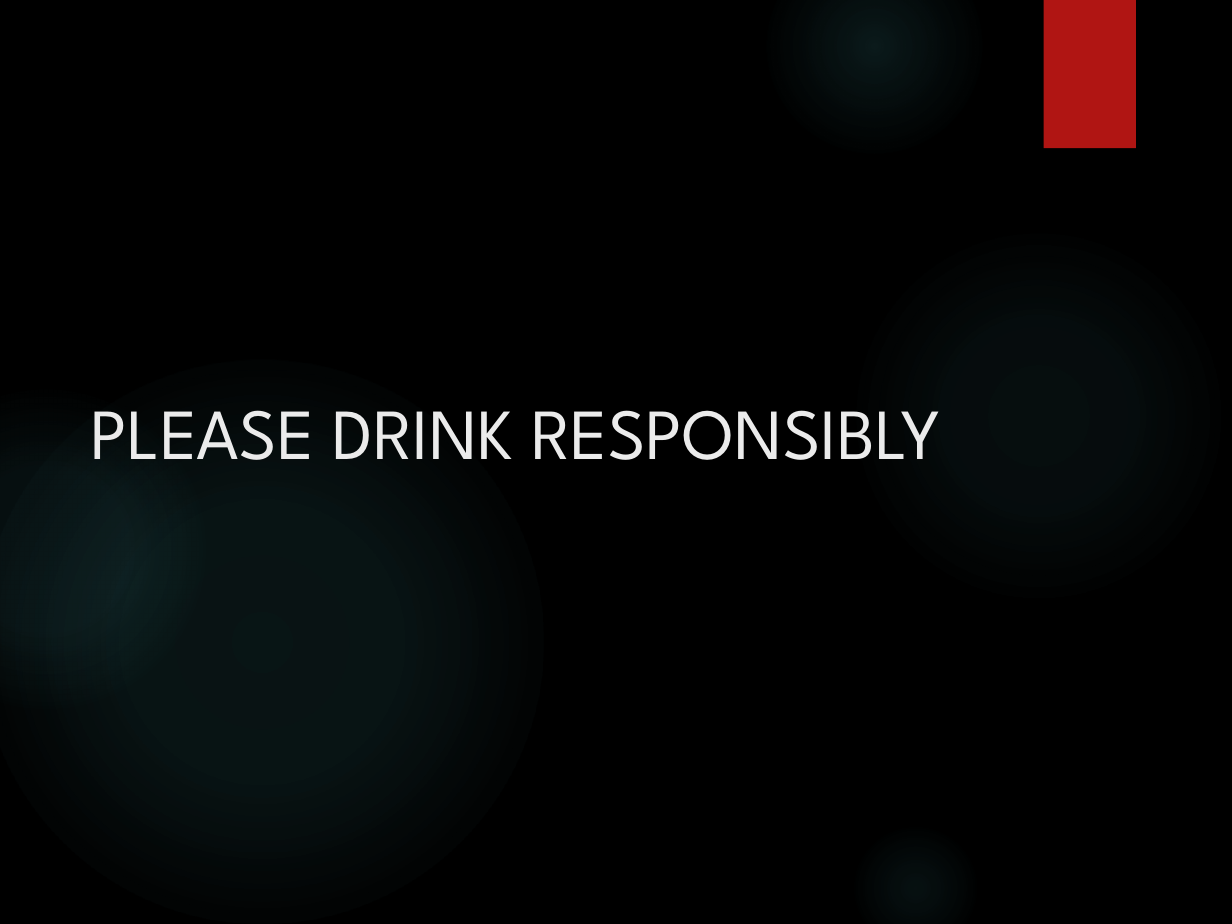
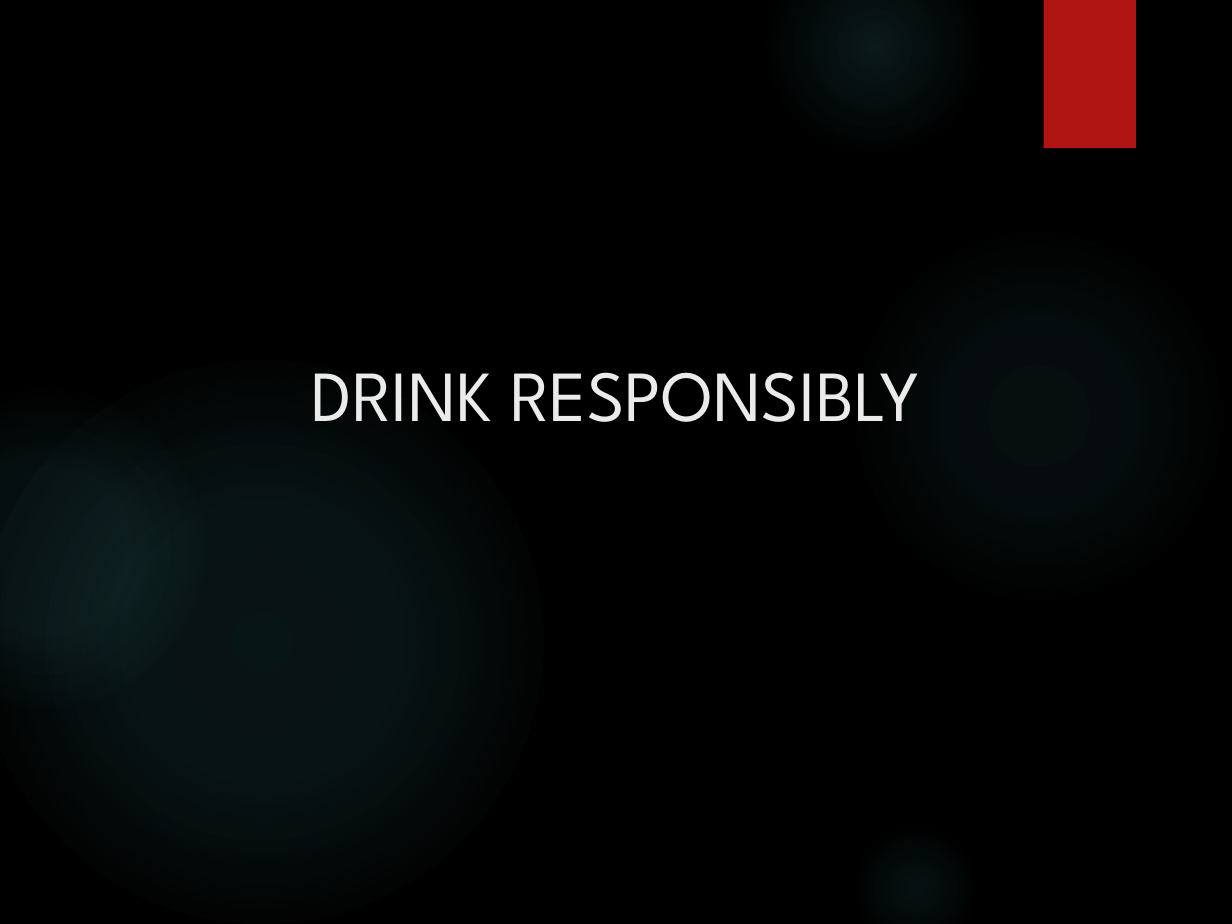
Before and after one commit to ThePennyGoblin/SMU_BootCamp_-Project_1, a slide deck: slide 18 of Marketing Analysis Deck v2024v2.pptx (slide 16 before the commit). Drawn at 1232x924 pixels with LibreOffice and Linux fonts; fonts in the diff are those of the drawing; background and template pictures are left out. Boxes give left, top, right and bottom in pixels: in the first picture for what was removed or moved away, otherwise in the second. Text is boxed around its words. In the diff, an @@ line names an element or a change of style, - is before the commit and + after.

```diff
--- a/Marketing Analysis Deck v2024v2.pptx
+++ b/Marketing Analysis Deck v2024v2.pptx
@@ title at bbox=[312, 372, 920, 422]: text changed @@
-PLEASE DRINK RESPONSIBLY
+DRINK RESPONSIBLY
```
Also in this commit, not shown: 8 other slides changed, 5 slides added, 3 slides removed, 20 other files.
